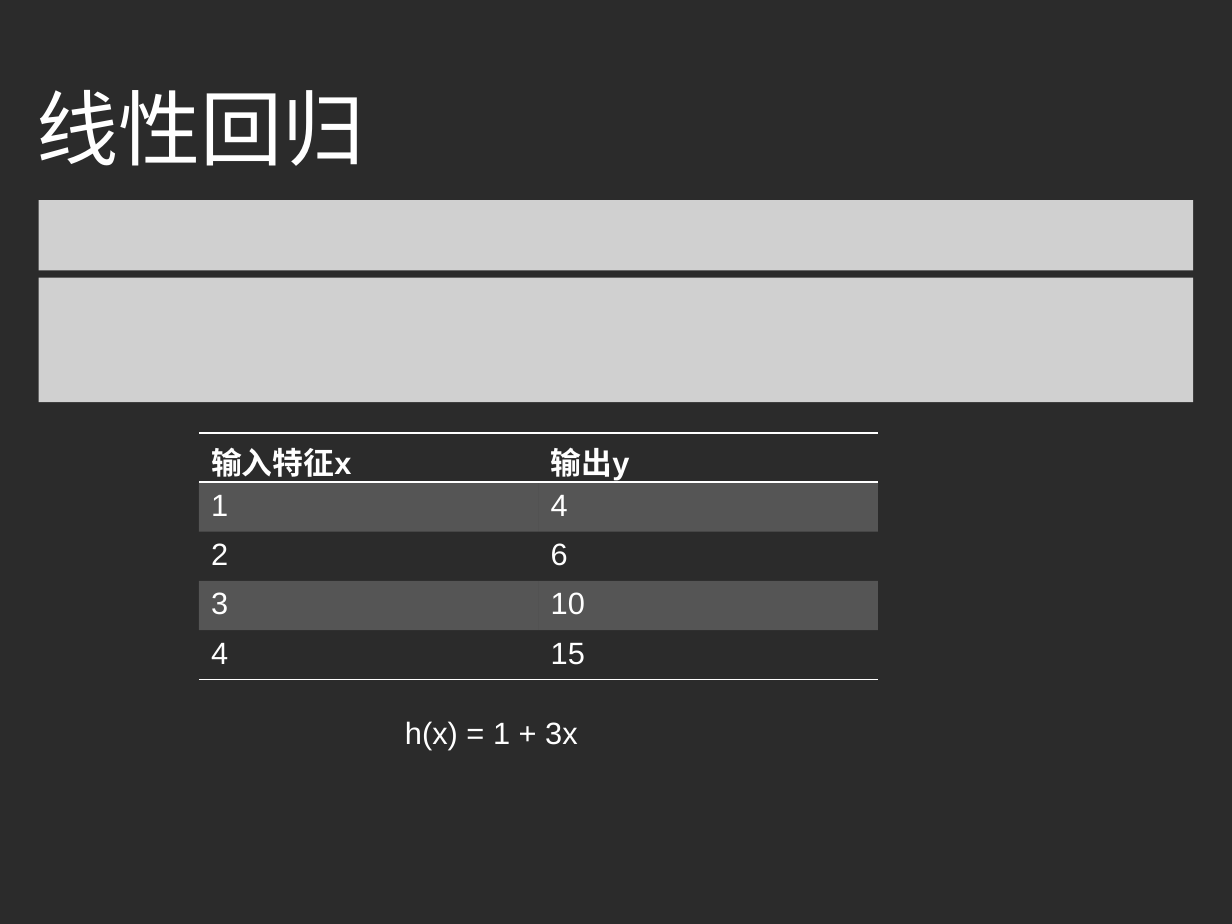
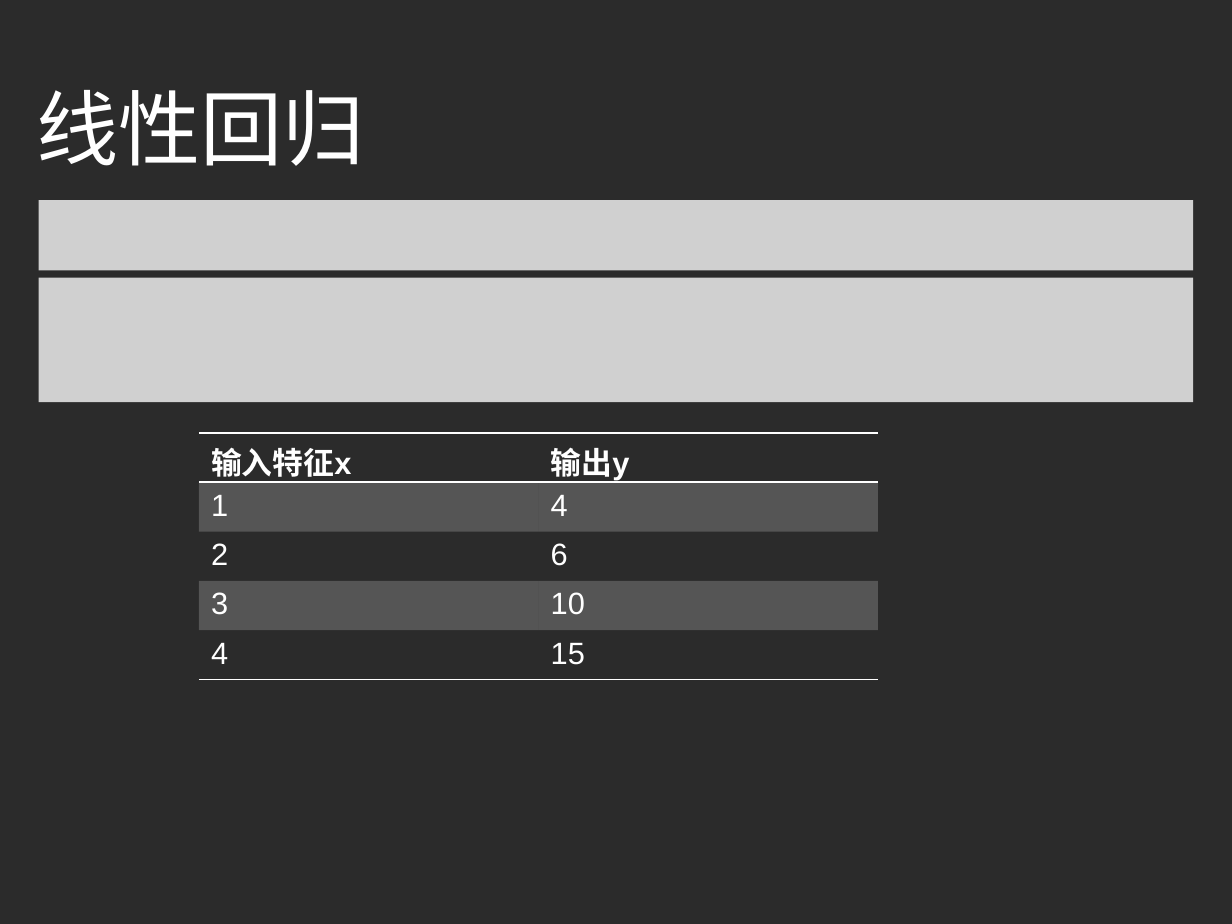
Before and after one commit to ouriris/ml-course, a slide deck: slide 4 of chapter.2/ppt/Liner regression.pptx. Drawn at 1232x924 pixels with LibreOffice and Linux fonts; fonts in the diff are those of the drawing; grey boxes stand for pictures; background and template pictures are left out; a plain dark background stands for a picture behind light text. Boxes give left, top, right and bottom in pixels: in the first picture for what was removed or moved away, otherwise in the second. Text is boxed around its words. In the diff, an @@ line names an element or a change of style, - is before the commit and + after.

```diff
--- a/chapter.2/ppt/Liner regression.pptx
+++ b/chapter.2/ppt/Liner regression.pptx
@@ text removed at bbox=[405, 721, 578, 750] @@
-h(x) = 1 + 3x
```
Also in this commit, not shown: 2 other slides changed, 1 slide added.
